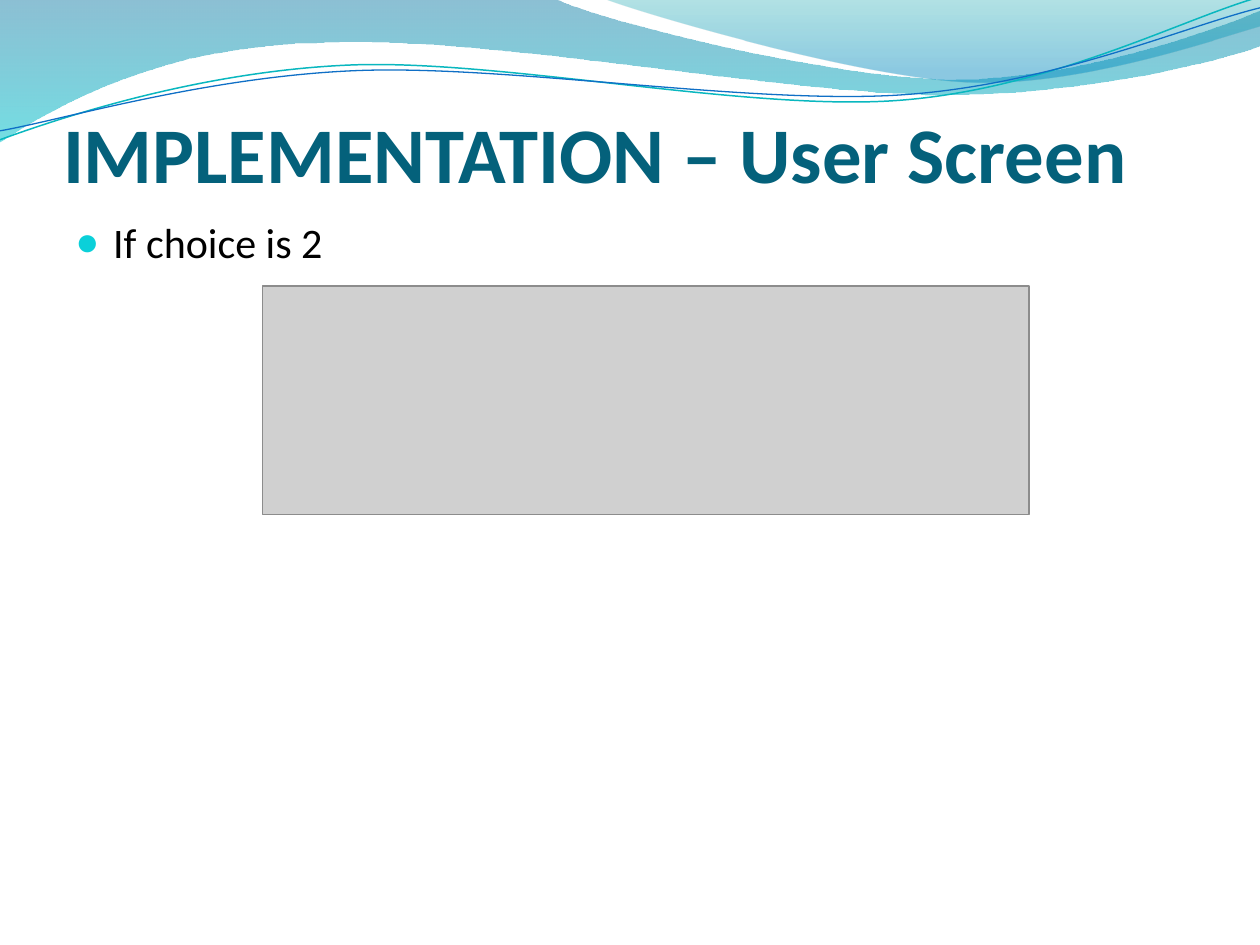
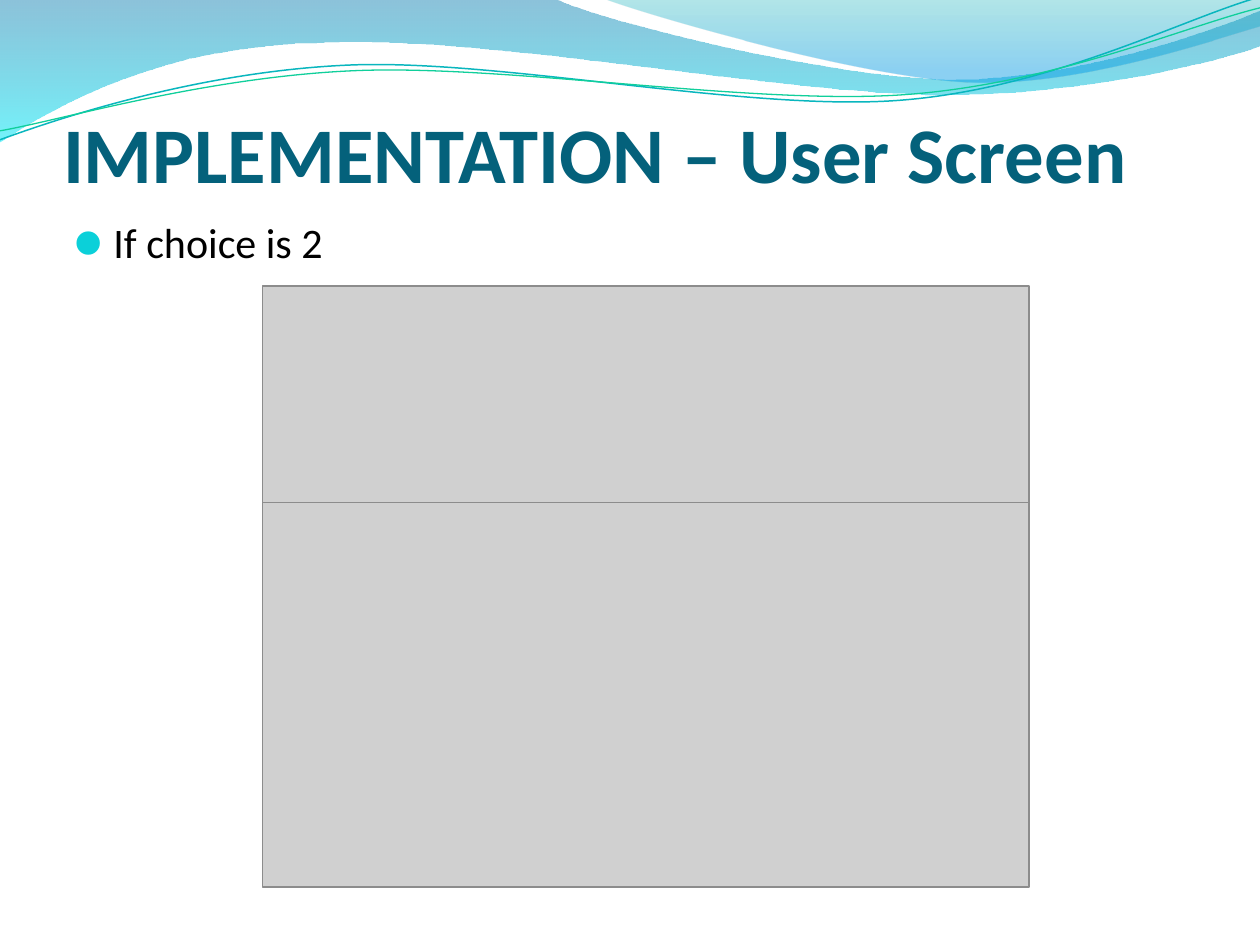
Before and after one commit to banerjiea/5DEC2022_SystemCLinuxBatch2_SPRINTMyCab_GROUP1, a slide deck: slide 19 of PPT/MyCab_SPRINT_Proj.pptx. Drawn at 1260x945 pixels with LibreOffice and Linux fonts; fonts in the diff are those of the drawing; grey boxes stand for pictures; background and template pictures are left out. Boxes give left, top, right and bottom in pixels: in the first picture for what was removed or moved away, otherwise in the second. Text is boxed around its words. In the diff, an @@ line names an element or a change of style, - is before the commit and + after.

```diff
--- a/PPT/MyCab_SPRINT_Proj.pptx
+++ b/PPT/MyCab_SPRINT_Proj.pptx
@@ freeform shape at bbox=[0, 0, 1260, 142]: fill gradient #0074A1 to #00C6CF to gradient #0079AD to #00E9F7 @@
@@ freeform shape at bbox=[0, 0, 1260, 147]: outline #0AB8BF 0.85 pt to #09B6BE 0.85 pt @@
@@ freeform shape at bbox=[0, 8, 1260, 141]: outline #0F6FC6 0.75 pt to #10CF9B 0.75 pt @@
@@ freeform shape at bbox=[604, 0, 1260, 87]: fill gradient #00A1A9 to #008BBF to gradient #00ABB4 to #0099E4 @@
@@ text "If choice is 2" at bbox=[113, 228, 322, 259]: bullet ● to ⚫; less space between paragraphs @@
@@ picture added at bbox=[262, 503, 1028, 887] @@
```
Also in this commit, not shown: 28 other slides changed.
